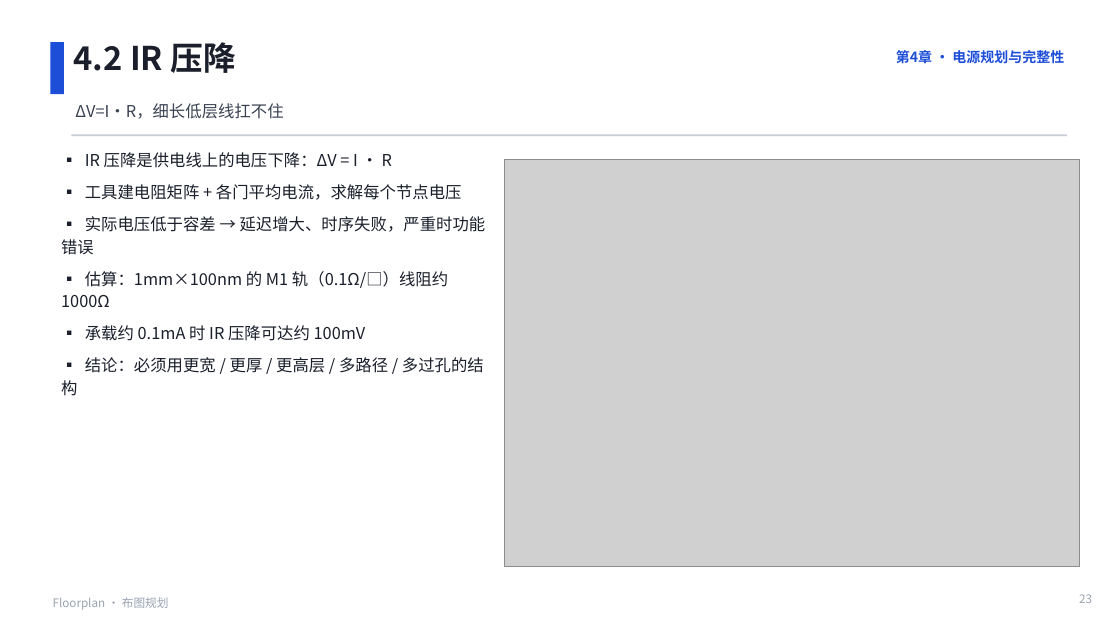
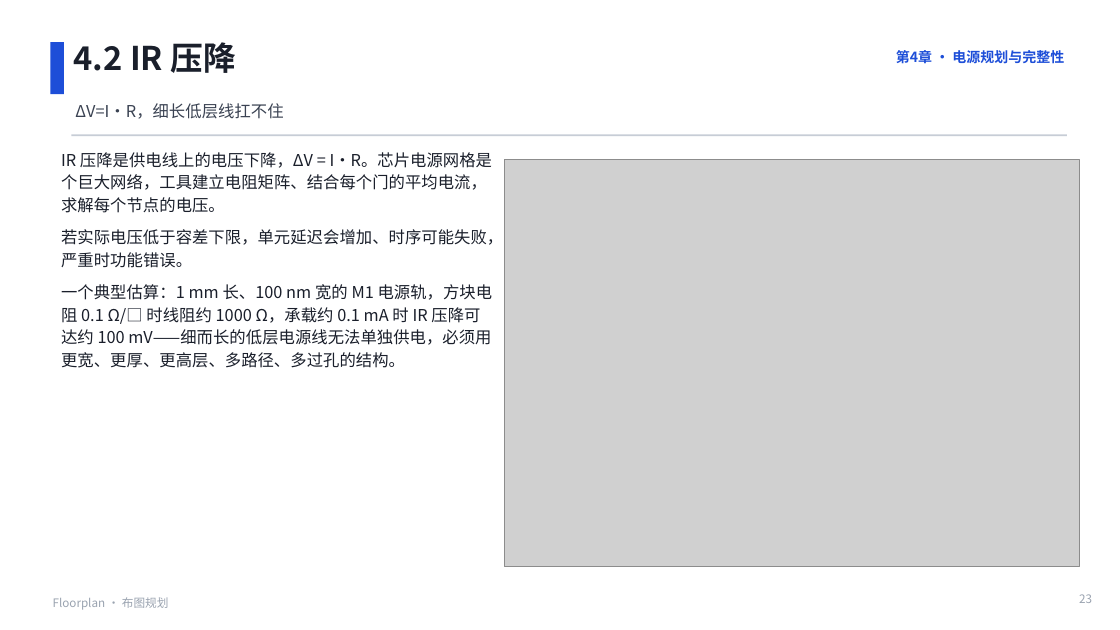
Before and after one commit to JinChengZ18/IC_Learning_Material, a slide deck: slide 23 of IC_Backend_Notes/slides/05_Floorplan - 副本.pptx. Drawn at 1120x630 pixels with LibreOffice and Linux fonts; fonts in the diff are those of the drawing; grey boxes stand for pictures. Boxes give left, top, right and bottom in pixels: in the first picture for what was removed or moved away, otherwise in the second. Text is boxed around its words. In the diff, an @@ line names an element or a change of style, - is before the commit and + after.

```diff
--- a/IC_Backend_Notes/slides/05_Floorplan - 副本.pptx
+++ b/IC_Backend_Notes/slides/05_Floorplan - 副本.pptx
@@ text at (61,152,503,368): text changed @@
-▪ IR 压降是供电线上的电压下降：ΔV = I · R
-▪ 工具建电阻矩阵 + 各门平均电流，求解每个节点电压
-▪ 实际电压低于容差 → 延迟增大、时序失败，严重时功能错误
-▪ 估算：1mm×100nm 的 M1 轨（0.1Ω/□）线阻约 1000Ω
-▪ 承载约 0.1mA 时 IR 压降可达约 100mV
-▪ 结论：必须用更宽 / 更厚 / 更高层 / 多路径 / 多过孔的结构
+IR 压降是供电线上的电压下降，ΔV = I·R。芯片电源网格是个巨大网络，工具建立电阻矩阵、结合每个门的平均电流，求解每个节点的电压。
+若实际电压低于容差下限，单元延迟会增加、时序可能失败，严重时功能错误。
+一个典型估算：1 mm 长、100 nm 宽的 M1 电源轨，方块电阻 0.1 Ω/□ 时线阻约 1000 Ω，承载约 0.1 mA 时 IR 压降可达约 100 mV——细而长的低层电源线无法单独供电，必须用更宽、更厚、更高层、多路径、多过孔的结构。
```
Also in this commit, not shown: 8 other slides changed, 1 other file.
